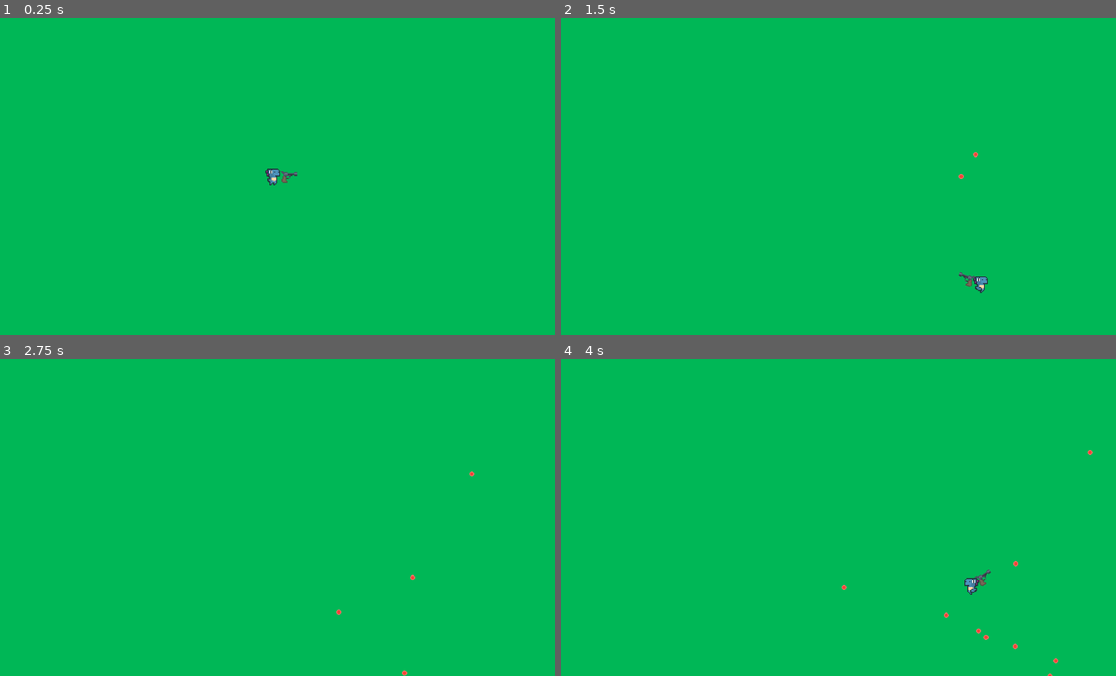
Above: before the commit, frames 1-4 (two rows, left to right).
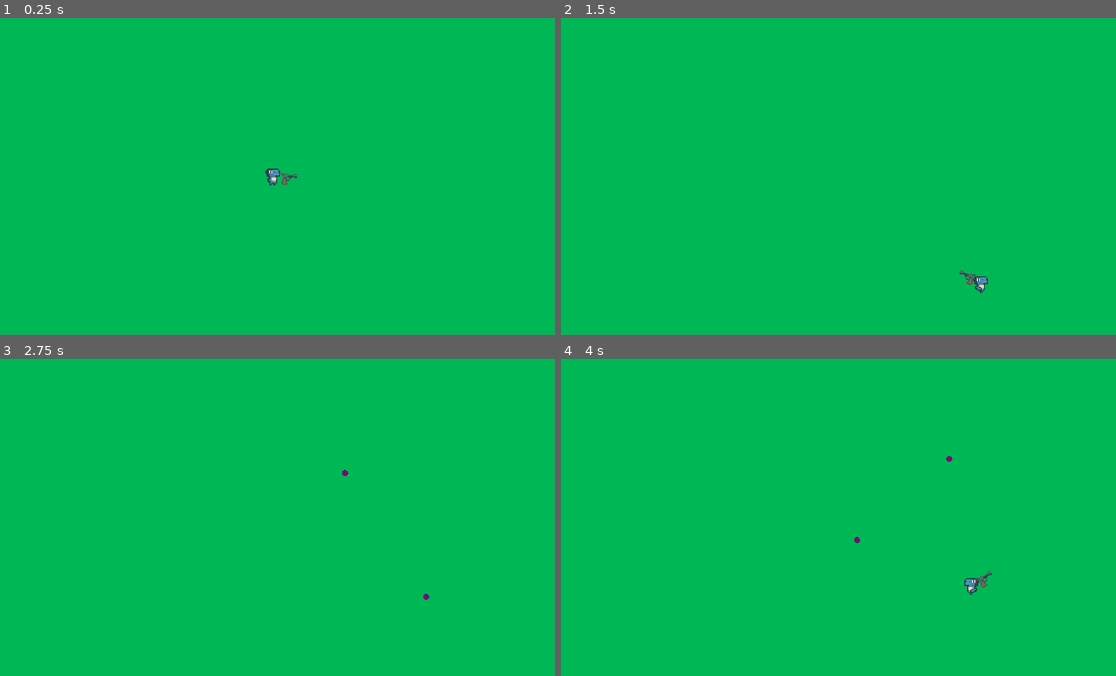
Above: after the commit, the same moments.

Repository: zeezer-xd/Hungry-Cheetah
Game: Godot game, scene res://Scenes/game_scene.tscn
The game is run twice, just before and just after one commit, with the same random seed, the same clock (stepped at 60 frames per second) and the same inputs.
Inputs (mouse positions are in pixels of both pictures, inside the frame that each line leads up to):
- Up to frame 1 (0.25 s): no input
- Up to frame 2 (1.5 s): move the mouse to (960, 160) at 0.52 s; press the mouse at (960, 160) at 0.53 s; hold D (move_right) 0.53-1.28 s; move the mouse to (721, 192) at 1.27 s; release the mouse at (721, 192) at 1.28 s; hold S (move_down) from 1.28 s (still down); tap Space (dash) at 1.35 s
- Up to frame 3 (2.75 s): click (160, 533) at 1.55 s; move the mouse to (327, 447) at 2.02 s; release S (move_down) at 2.03 s; press the mouse at (327, 447) at 2.03 s; hold D (move_right) from 2.03 s (still down)
- Up to frame 4 (4 s): move the mouse to (805, 580) at 2.77 s; release D (move_right) at 2.78 s; release the mouse at (805, 580) at 2.78 s; hold W (move_up) 2.78-3.53 s; click (805, 580) at 2.85 s; move the mouse to (1005, 565) at 3.52 s; press the mouse at (1005, 565) at 3.53 s; hold A (move_left) from 3.53 s (still down); tap Space (dash) at 3.6 s

The runs differ from the first frame. In frame 1, less than 0.1% of the frame differs, in the area x 50-54%, y 48-53%; in frame 2, less than 0.1%; in frame 3, less than 0.1%; in frame 4, 0.2%, in the area x 50-96%, y 28-100%.

Commit message:
bullet hitting player fix

Diff:
--- a/Scenes/bullet.tscn
+++ b/Scenes/bullet.tscn
@@ -8,17 +8,14 @@
 
 [node name="Bullet" type="Area2D"]
 script = ExtResource("1_oduel")
-speed = 50.0
-lifetime = 5.0
-
-[node name="Sprite2D" type="Sprite2D" parent="."]
-position = Vector2(0, -3.55271e-15)
-scale = Vector2(0.0140823, 0.0140823)
-texture = ExtResource("1_xjght")
 
 [node name="CollisionShape2D" type="CollisionShape2D" parent="."]
 rotation = 3.14159
 scale = Vector2(0.00625447, 0.00625447)
 shape = SubResource("CircleShape2D_xjght")
 
+[node name="Sprite2D" type="Sprite2D" parent="."]
+scale = Vector2(-0.00754042, -0.00754042)
+texture = ExtResource("1_xjght")
+
 [connection signal="body_entered" from="." to="." method="_on_body_entered"]
--- a/Scenes/player.tscn
+++ b/Scenes/player.tscn
@@ -113,8 +113,9 @@
 
 [node name="gun_sprite" type="Sprite2D" parent="gun"]
 unique_name_in_owner = true
+position = Vector2(0, 2)
 texture = ExtResource("3_vgqql")
 offset = Vector2(16, 0)
 
 [node name="GunMuzzle" type="Node2D" parent="gun"]
-position = Vector2(24, -2)
+position = Vector2(24, 0)
--- a/Scripts/bullet.gd
+++ b/Scripts/bullet.gd
@@ -3,16 +3,21 @@
 @export var speed: float = 600
 @export var lifetime: float = 2.0
 @export var damage: int = 20   # set default damage
-
-var direction: Vector2 = Vector2.ZERO
+var pos: Vector2
+var rota: float
+var dir: Vector2 = Vector2.ZERO  # Default to zero vector
 
 func _ready() -> void:
+	global_position = pos
+	global_rotation = rota
 	$CollisionShape2D.disabled = false
 	await get_tree().create_timer(lifetime).timeout
 	queue_free()
 
 func _physics_process(delta: float) -> void:
-	position += direction * speed * delta
+	if dir != Vector2.ZERO:
+		var velocity = dir.normalized() * speed
+		position += velocity * delta
 
 # When bullet collides
 func _on_body_entered(body: Node) -> void:
--- a/Scripts/gun.gd
+++ b/Scripts/gun.gd
@@ -55,14 +55,20 @@
 	var bullet = bullet_scene.instantiate()
 	get_tree().current_scene.add_child(bullet)
 
+	# Spawn bullet exactly at muzzle position
 	bullet.global_position = gun_muzzle.global_position
+	bullet.rota = gun_muzzle.global_rotation
 
-	var dir: Vector2 = (get_global_mouse_position() - gun_muzzle.global_position).normalized()
-	bullet.direction = dir
-	bullet.global_position += dir * 8.0
+	# Direction based on muzzle rotation (recommended)
+	var dir = Vector2.RIGHT.rotated(gun_muzzle.global_rotation)
+	bullet.dir = dir
 
-	bullets_left -= 1   # use one bullet
+	# Optional offset (adjust if needed)
+	# bullet.global_position += dir * 8.0
+
+	bullets_left -= 1
 	print("Fired! Bullets left: ", bullets_left)
+
 
 func reload() -> void:
 	print("Reloading...")
Binary file changed: Assets/bullet.png
